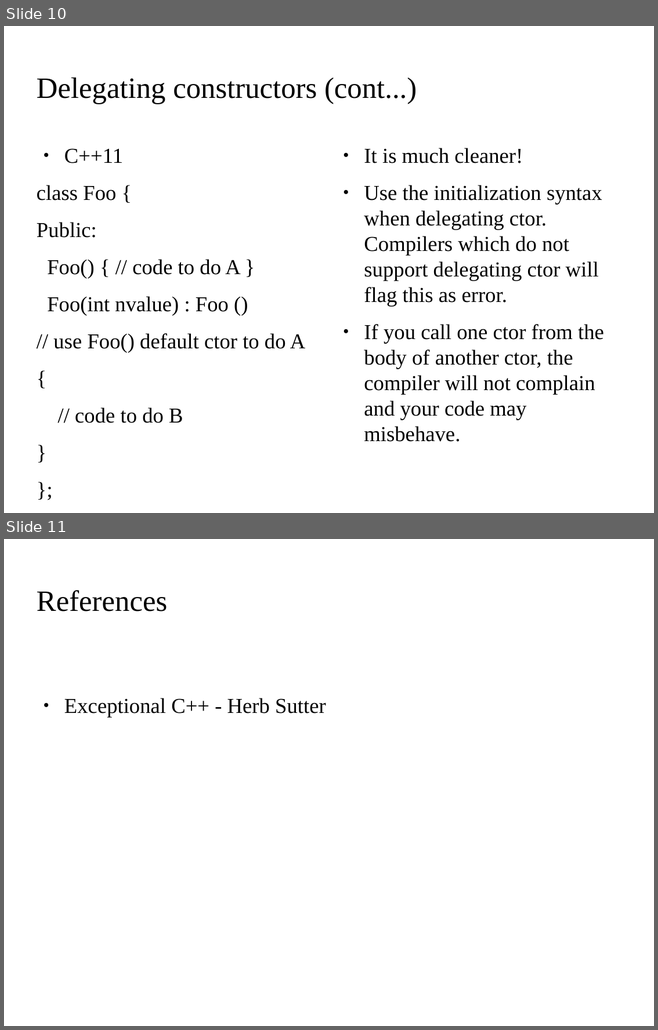
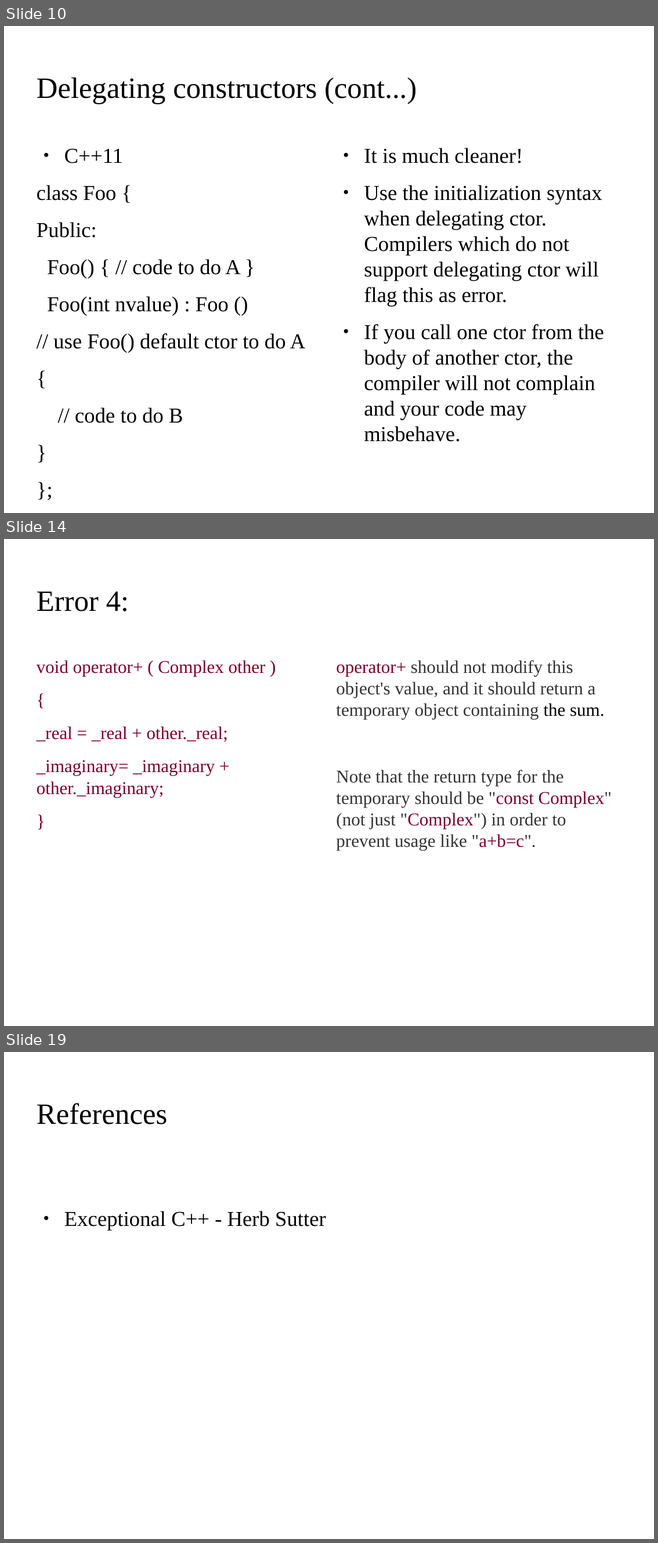
Before and after one commit to kks32/cpp-software-development, a slide deck: Ex11_Classes/Ex11_Classes.odp. Shown one above the other, each under a label of ours: slides 10 and 11 before the commit, slides 10, 14 and 19 after it; the slides between them are not shown. The pictures are 658x1030 and 658x1543 pixels, drawn with LibreOffice and Linux fonts; fonts in the diff are those of the drawing; background and template pictures are left out. Boxes give left, top, right and bottom in pixels: in the first picture for what was removed or moved away, otherwise in the second. Text is boxed around its words. In the diff, an @@ line names an element or a change of style, - is before the commit and + after.

```diff
--- a/Ex11_Classes/Ex11_Classes.odp
+++ b/Ex11_Classes/Ex11_Classes.odp
@@ slide 14 added at (4, 539, 654, 1026), background picture (left out) @@
@@ title added at (36, 591, 129, 611), 36 pt, text #000000 @@
+Error 4:
@@ text added at (36, 660, 266, 797), 22 pt, text #7A0029 @@
+void operator+ ( Complex other )
+{
+_real = _real + other._real;
+_imaginary= _imaginary + other._imaginary;
+}
@@ text added at (336, 660, 611, 850), 22 pt, text #333333 @@
+operator+ should not modify this object's value, and it should return a temporary object containing the sum.
+Note that the return type for the temporary should be "const Complex" (not just "Complex") in order to prevent usage like "a+b=c".
@@ what was slide 11 is now slide 19 @@
```
Also in this commit, not shown: 7 other slides added, 1 other file.
